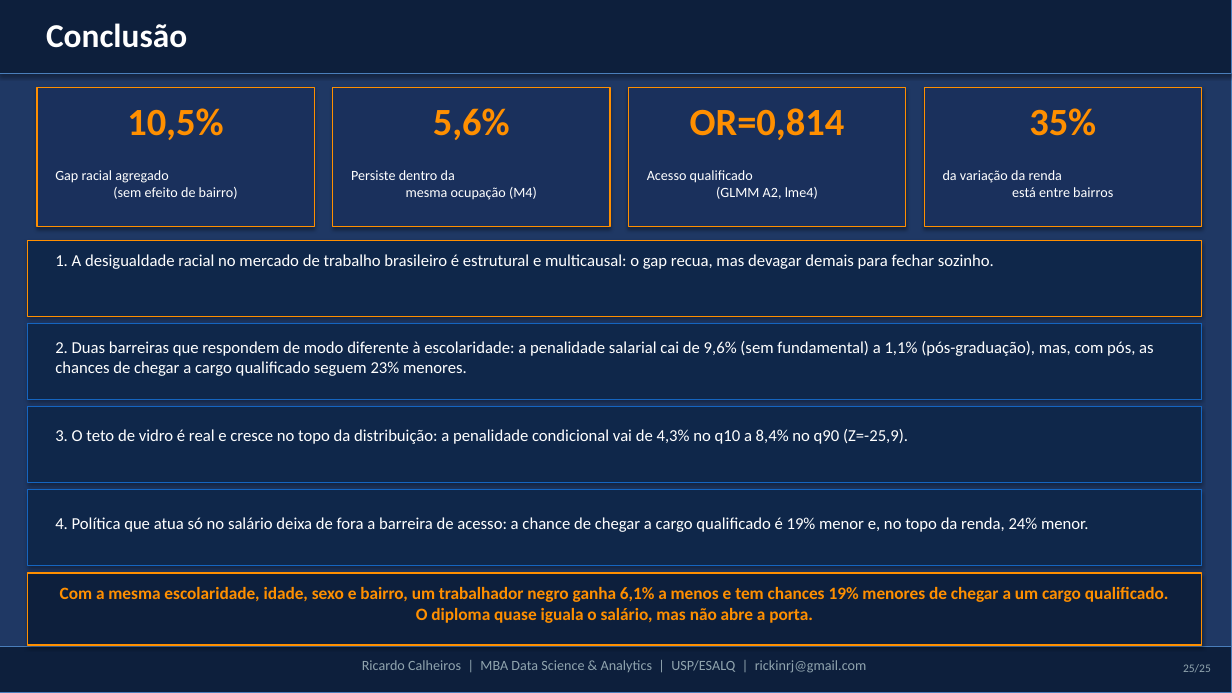
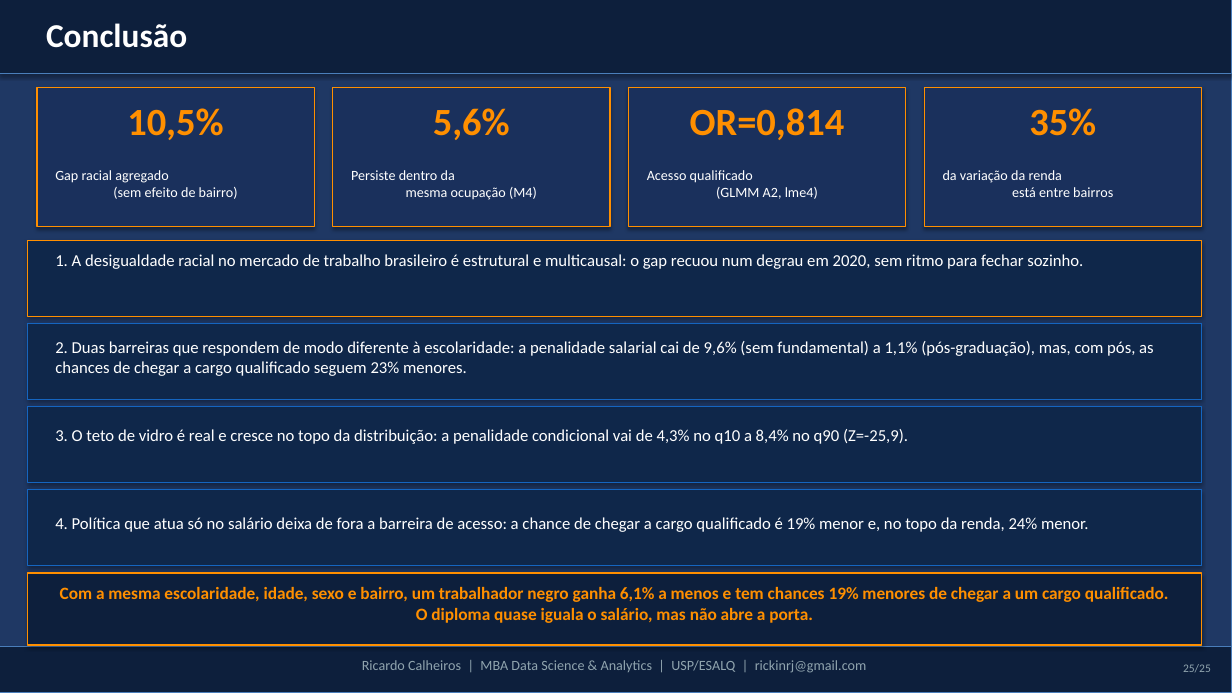
Before and after one commit to rickinrj-ux/ProjetoRacismoPNAD, a slide deck: slide 25 of entregaveis/TCC_Ricardo_Calheiros_Defesa.pptx. Drawn at 1232x693 pixels with LibreOffice and Linux fonts; fonts in the diff are those of the drawing. Boxes give left, top, right and bottom in pixels: in the first picture for what was removed or moved away, otherwise in the second. Text is boxed around its words. In the diff, an @@ line names an element or a change of style, - is before the commit and + after.

```diff
--- a/entregaveis/TCC_Ricardo_Calheiros_Defesa.pptx
+++ b/entregaveis/TCC_Ricardo_Calheiros_Defesa.pptx
@@ text at bbox=[55, 254, 1083, 269]: text changed @@
-1. A desigualdade racial no mercado de trabalho brasileiro é estrutural e multicausal: o gap recua, mas devagar demais para fechar sozinho.
+1. A desigualdade racial no mercado de trabalho brasileiro é estrutural e multicausal: o gap recuou num degrau em 2020, sem ritmo para fechar sozinho.
```
Also in this commit, not shown: 14 other files.
